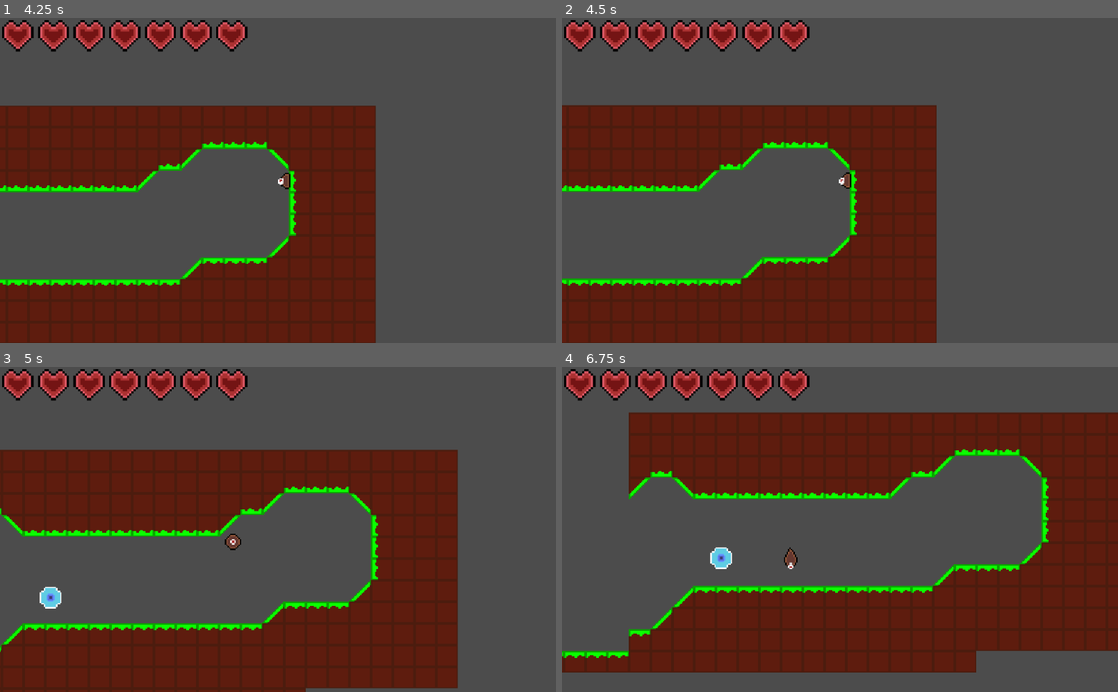
Above: before the commit, frames 1-4 (two rows, left to right).
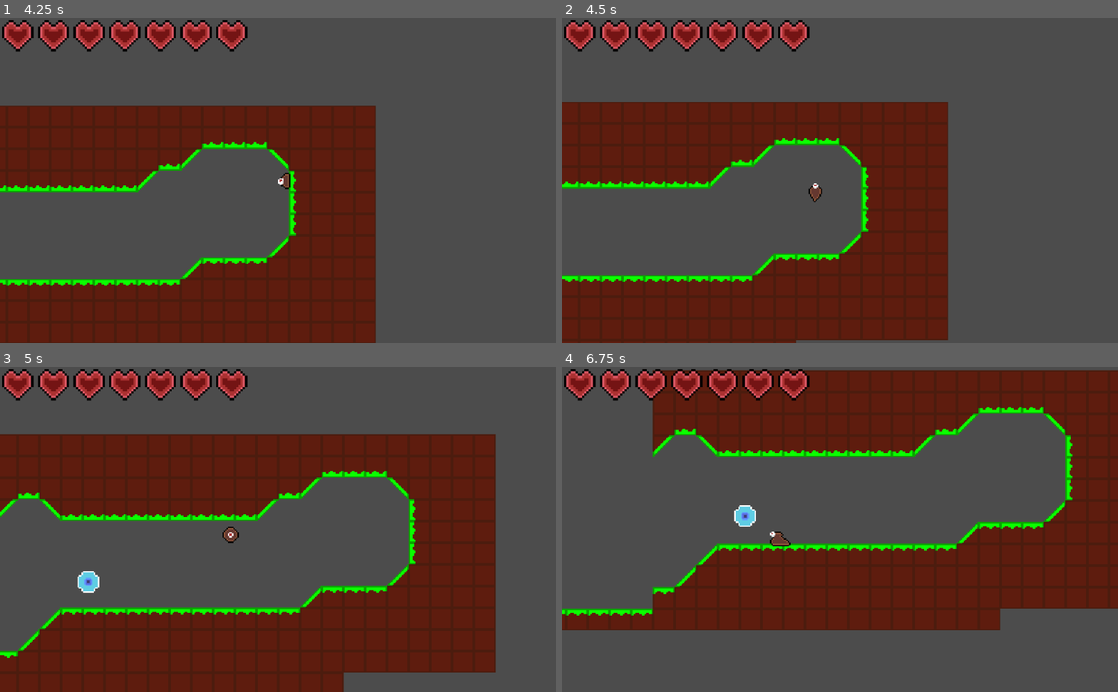
Above: after the commit, the same moments.

Repository: Shoter99/GameJamFirst
Game: Godot game, scene res://enviroment/level prefab/Level test.tscn
Same seed, same stepped clock (60 frames per second), same inputs: the game is played once before the commit and once after it.
Inputs (mouse positions are in pixels of both pictures, inside the frame that each line leads up to):
- Up to frame 1 (4.25 s): move the mouse to (400, 164) at 0.52 s; hold Right (move_right) 0.53-2.03 s; tap Down (release) at 0.6, 1.55, 3.05 s; tap Space (jump) at 0.77, 0.8, 1.07, 1.35, 1.52, 1.82, 2.3, 3.02, 3.32, 3.77, 3.8, 4.07 s; move the mouse to (166, 196) at 1.27 s; move the mouse to (333, 109) at 2.02 s; hold Left (move_left) 2.03-2.78 s; hold Shift (Slide) 2.03-2.78 s; move the mouse to (250, 245) at 2.77 s; hold Right (move_right) from 2.78 s (still down); click (250, 245) at 2.85 s; move the mouse to (444, 229) at 3.52 s; hold Right mouse button (glide) from 3.53 s (still down)
- Up to frame 2 (4.5 s): move the mouse to (673, 131) at 4.27 s; release Right (move_right) at 4.28 s; release Right mouse button (glide) at 4.28 s; hold Left (move_left) from 4.28 s (still down); tap Down (release) at 4.35 s
- Up to frame 3 (5 s): keep holding Left (move_left); tap Space (jump) at 4.52, 4.82 s
- Up to frame 4 (6.75 s): move the mouse to (867, 529) at 5.02 s; release Left (move_left) at 5.03 s; hold Right (move_right) 5.03-5.78 s; tap Down (release) at 5.1, 6.05 s; tap Space (jump) at 5.3, 5.85, 6.02, 6.32 s; move the mouse to (756, 448) at 5.77 s; hold Left (move_left) from 5.78 s (still down); move the mouse to (962, 513) at 6.52 s; hold Shift (Slide) from 6.53 s (still down)

Frame 1 is identical in both runs. In frame 2, 6.5% of the frame differs, in the area x 0-70%, y 25-100%; in frame 3, 21%; in frame 4, 44%, in the area x 0-100%, y 1-95%.

Commit message:
More control on walls

Diff:
--- a/Player/MovementScript.gd
+++ b/Player/MovementScript.gd
@@ -8,12 +8,12 @@
 export var slideSpeed : int = 320
 var jumpsRemaining : int = 2
 var isSliding : bool = false
-var isJumping : bool = false
+var isInAir : bool = false
 var isDead : bool = false
-var isInWater = false
-var canSwim = false
-var velocity = Vector2()
-var snapVector = Vector2.DOWN * 6
+var isInWater : bool = false
+var canSwim: bool = false
+var velocity: Vector2 = Vector2()
+var snapVector: Vector2 = Vector2.DOWN * 6
 var isOnWall : bool = false
 var isGliding : bool = false
 var whereWall: = "right"
@@ -24,7 +24,6 @@
 
 func jump():
 	snapVector = Vector2(0, 0)
-	isJumping = true
 	velocity.y = jumpSpeed
 
 func get_input():
@@ -69,18 +68,24 @@
 				jumpsRemaining -= 1
 				$Sprite.stop()
 				$Sprite.play("jump")
-			if is_on_wall() and is_on_floor() == false:
+			if isOnWall:
 				if whereWall == "right":
 					velocity.x = jumpSpeed
 				elif whereWall == "left":
 					velocity.x = -jumpSpeed
 				velocity.y = jumpSpeed
-				isJumping = true
 				jumpsRemaining = 2
 		if Input.is_action_pressed("glide") and is_on_floor() == false and is_on_wall() == false:
 			isGliding = true
 		else:
 			isGliding = false
+
+		if isOnWall and Input.is_action_just_pressed("release"):
+			if whereWall == "right":
+				velocity.x = -speed
+			elif whereWall == "left":
+				velocity.x = speed
+
 
 func _process(delta: float):
 	if Global.life <= 0:
@@ -92,9 +97,7 @@
 			$Sprite.play("walk")
 		elif velocity.x == 0 and is_on_floor():
 			$Sprite.play("idle")
-
-
-	if is_on_floor() == false and is_on_wall():
+	if isOnWall:
 		velocity.y = 0
 		velocity.x = 0
 	else:
@@ -112,12 +115,12 @@
 	snapVector = Vector2.DOWN * 6
 	if is_on_floor():
 		jumpsRemaining = 2
-		isJumping = false
 		whereWall = "nothing"
+		isInAir = false
+		isOnWall = false
 	elif is_on_wall():
-		#$Sprite.play("on_wall")
+		isInAir = false
 		isOnWall = true
-		isJumping = false
 		if get_slide_collision(1):
 			if get_slide_collision(1).position.x > get_position().x:
 				whereWall = "right"
@@ -131,3 +134,5 @@
 	else:
 		whereWall = "nothing"
 		$Sprite.play("jump")
+		isInAir = true
+		isOnWall = false
